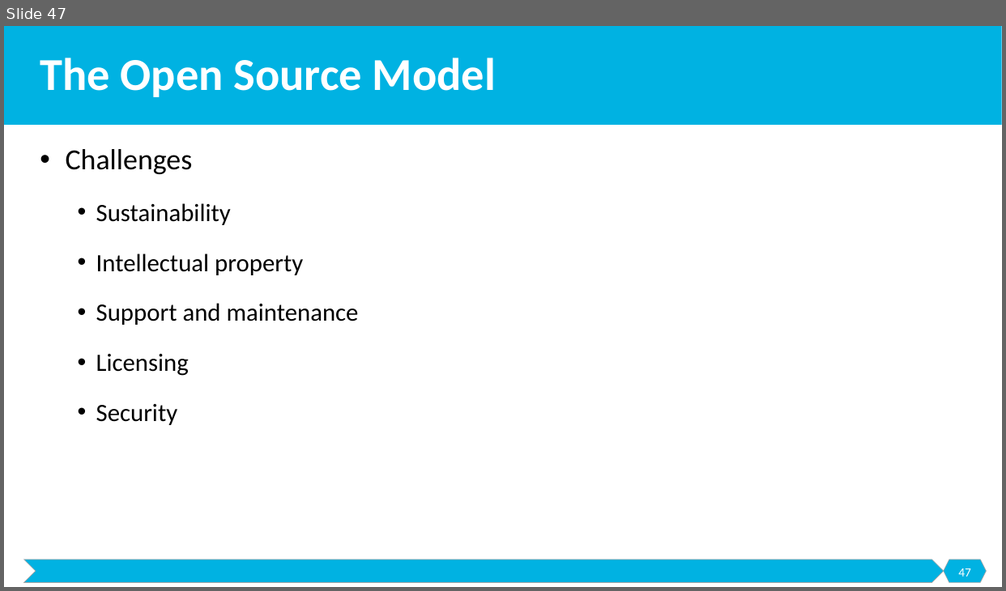
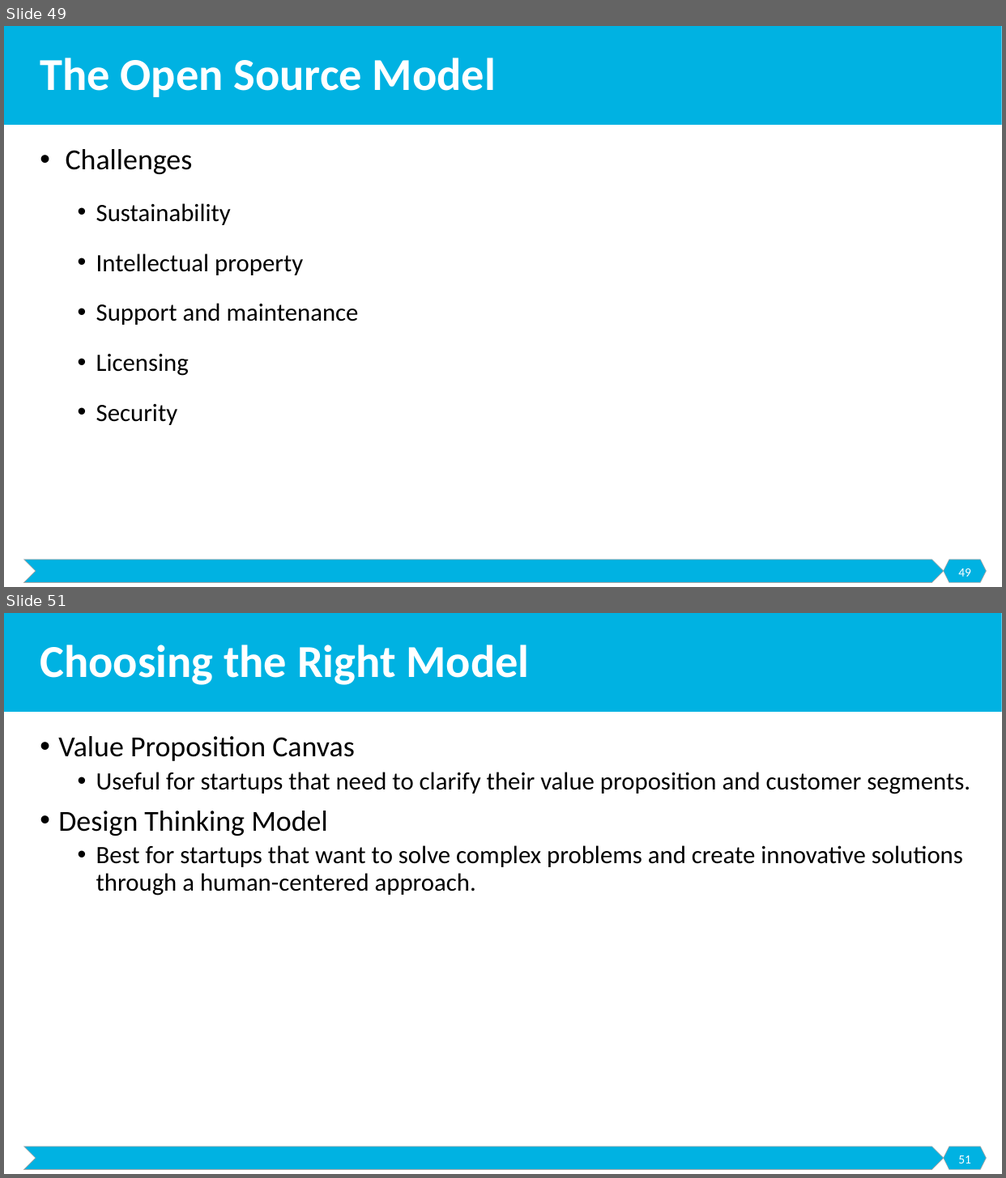
Before and after one commit to malenezi/malenezi, a slide deck: SE495/Lectures/2-Models/Models.pptx. Shown one above the other, each under a label of ours: slide 47 before the commit, slides 49 and 51 after it; the slides between them are not shown. The pictures are 1006x591 and 1006x1178 pixels, drawn with LibreOffice and Linux fonts; fonts in the diff are those of the drawing. Boxes give left, top, right and bottom in pixels: in the first picture for what was removed or moved away, otherwise in the second. Text is boxed around its words. In the diff, an @@ line names an element or a change of style, - is before the commit and + after.

```diff
--- a/SE495/Lectures/2-Models/Models.pptx
+++ b/SE495/Lectures/2-Models/Models.pptx
@@ slide 51 added at [4,613,1002,1174], background #FFFFFF; not listed: 3 template elements that a slide beside it also shows @@
@@ title added at [40,645,530,685], 44 pt, text #FFFFFF, bold @@
+Choosing the Right Model
@@ text added at [58,736,970,896], 24 pt, text #000000 @@
+• Value Proposition Canvas
+  • Useful for startups that need to clarify their value proposition and customer segments.
+• Design Thinking Model
+  • Best for startups that want to solve complex problems and create innovative solutions through a human-centered approach.
@@ page number added at [958,1156,971,1164], 12 pt, text #FFFFFF @@
+51
@@ what was slide 47 is now slide 49 @@
@@ page number at [958,569,971,577]: text changed @@
-47
+49
```
Also in this commit, not shown: 7 other slides added.
